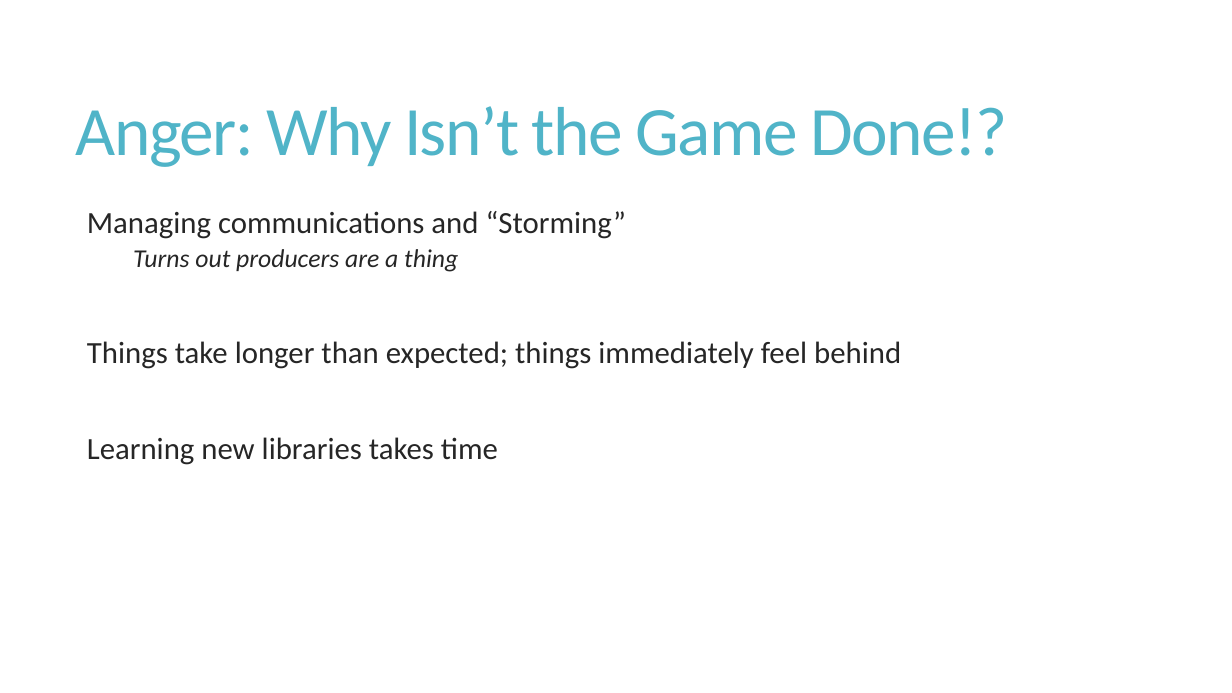
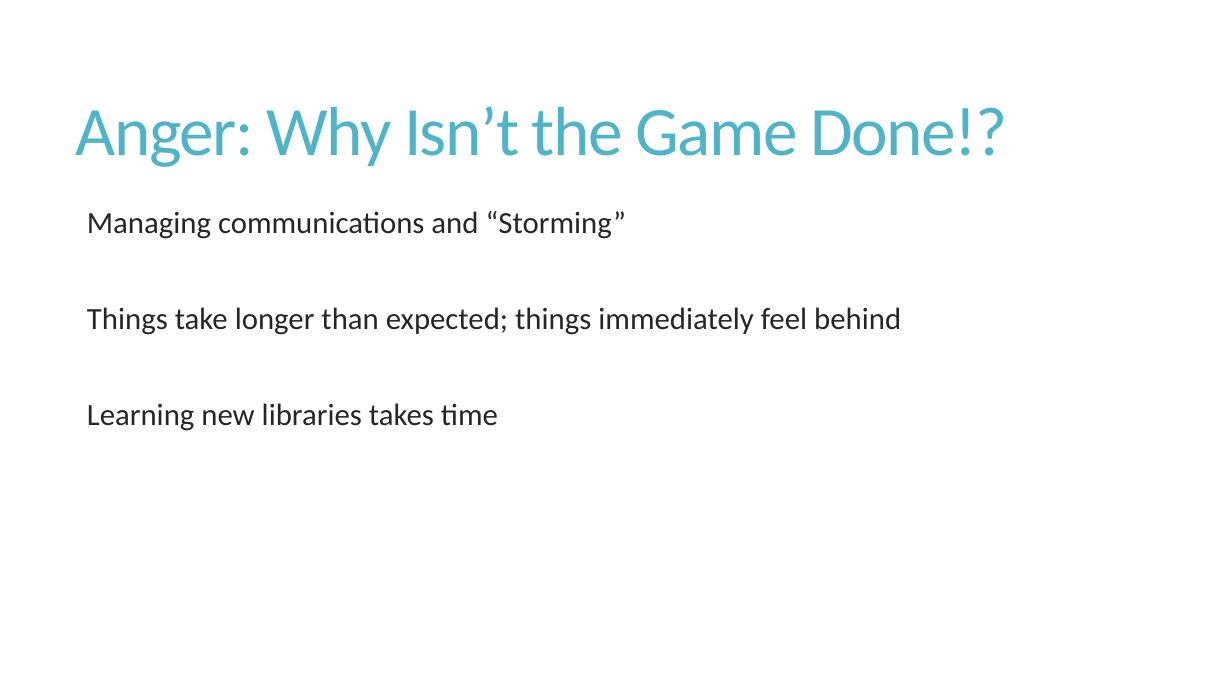
Before and after one commit to dvorak42/cigam, a slide deck: slide 7 of Final presentation slides.pptx. Drawn at 1232x693 pixels with LibreOffice and Linux fonts; fonts in the diff are those of the drawing. Boxes give left, top, right and bottom in pixels: in the first picture for what was removed or moved away, otherwise in the second. Text is boxed around its words. In the diff, an @@ line names an element or a change of style, - is before the commit and + after.

Commit message:
changed a couple of things

```diff
--- a/Final presentation slides.pptx
+++ b/Final presentation slides.pptx
@@ text at (x1=133, y1=249, x2=458, y2=272): paragraph removed @@
-      Turns out producers are a thing
```
